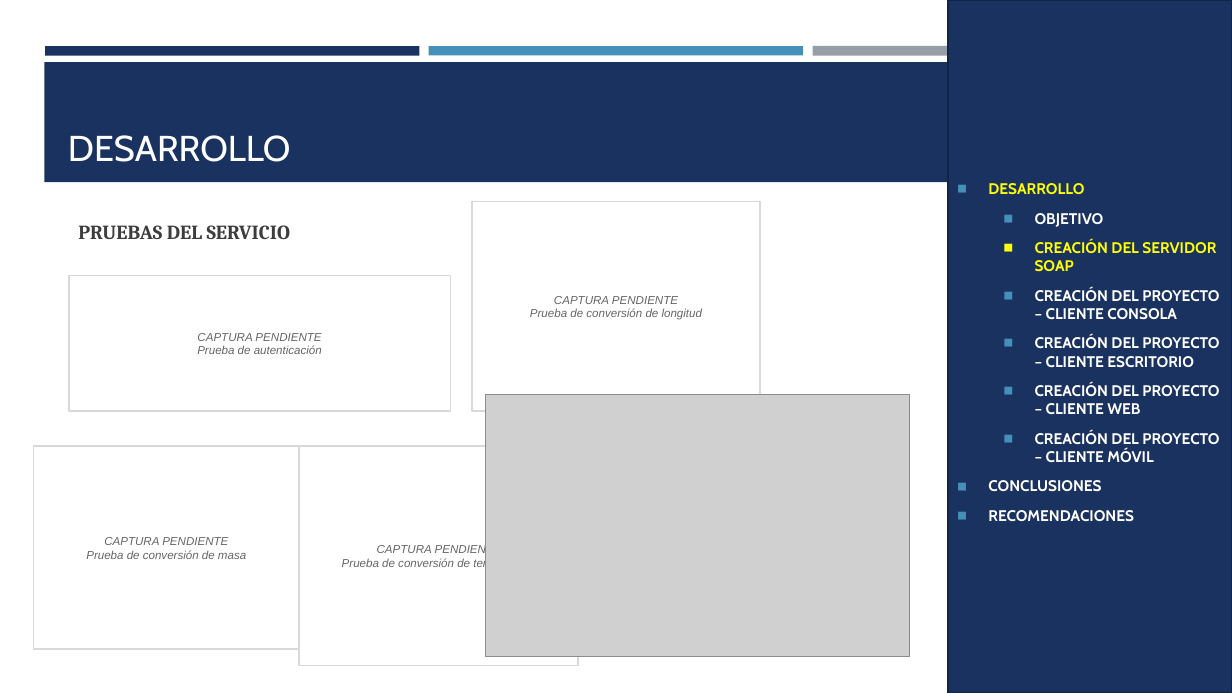
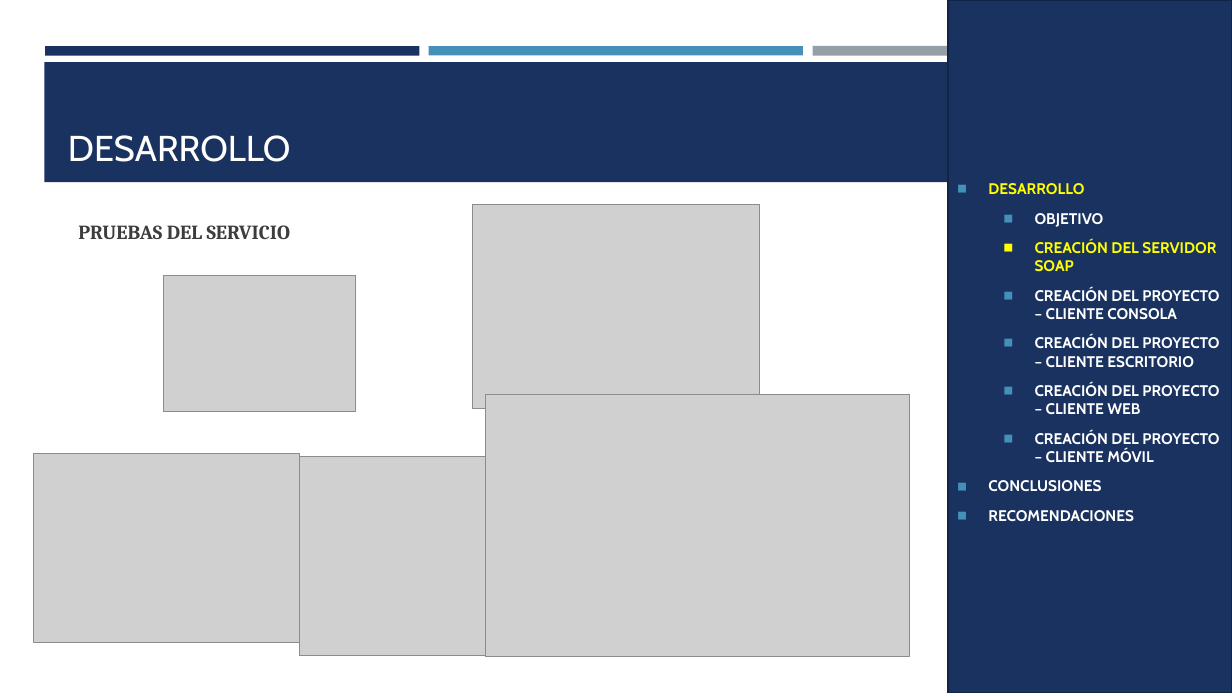
Before and after one commit to JulioViche/u1-sw-arch, a slide deck: slide 8 of TI.1.1. PAO202651_SOAP_JAVA_SINBDD_NRC36884_GR09/05. DOCUMENTACION/CONVUNI_SOAP_JAVA_GR09.pptx. Drawn at 1232x693 pixels with LibreOffice and Linux fonts; fonts in the diff are those of the drawing; grey boxes stand for pictures. Boxes give left, top, right and bottom in pixels: in the first picture for what was removed or moved away, otherwise in the second. Text is boxed around its words. In the diff, an @@ line names an element or a change of style, - is before the commit and + after.

Commit message:
docs(soap-java): completar manual y capturas de clientes
Actualiza el manual técnico y la presentación con capturas de los clientes de consola, escritorio, web y móvil, además de la evidencia del servidor y WSDL.

Conserva a Murillo Medina, Gabriel Omar y Viche Castillo, Julio Enrique en orden alfabético. Corrige las figuras del proyecto móvil y presenta LoginController y ConversionController como texto editable con sus rótulos y líneas legibles.

Incluye las capturas y la versión Markdown del manual. El DOCX se abrió en Word y se revisaron páginas renderizadas; la presentación se renderizó y no contiene marcadores de captura pendiente.

```diff
--- a/TI.1.1. PAO202651_SOAP_JAVA_SINBDD_NRC36884_GR09/05. DOCUMENTACION/CONVUNI_SOAP_JAVA_GR09.pptx
+++ b/TI.1.1. PAO202651_SOAP_JAVA_SINBDD_NRC36884_GR09/05. DOCUMENTACION/CONVUNI_SOAP_JAVA_GR09.pptx
@@ rectangle removed at [472,201,761,411] @@
-CAPTURA PENDIENTE
-Prueba de conversión de longitud
@@ picture added at [472,204,761,409] @@
@@ rectangle removed at [68,275,450,411] @@
-CAPTURA PENDIENTE
-Prueba de autenticación
@@ picture added at [164,275,355,411] @@
@@ rectangle removed at [33,446,299,650] @@
-CAPTURA PENDIENTE
-Prueba de conversión de masa
@@ rectangle removed at [299,446,579,666] @@
-CAPTURA PENDIENTE
-Prueba de conversión de temperatura
@@ picture added at [33,453,299,642] @@
@@ picture added at [299,457,579,655] @@
```
Also in this commit, not shown: 15 other slides changed, 18 other files.
